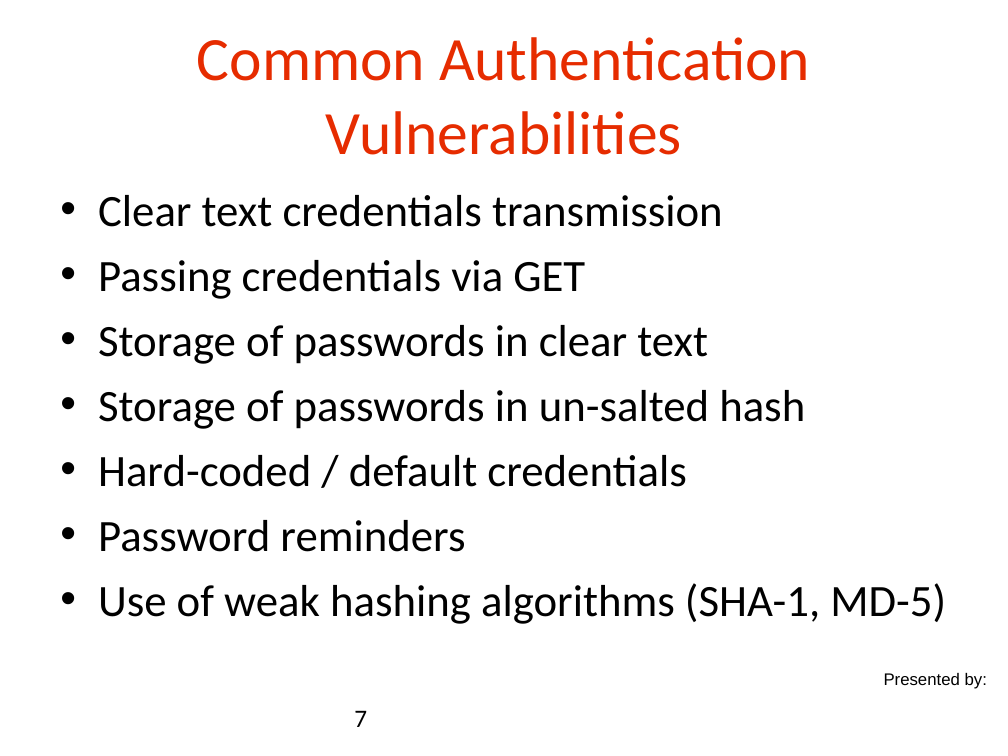
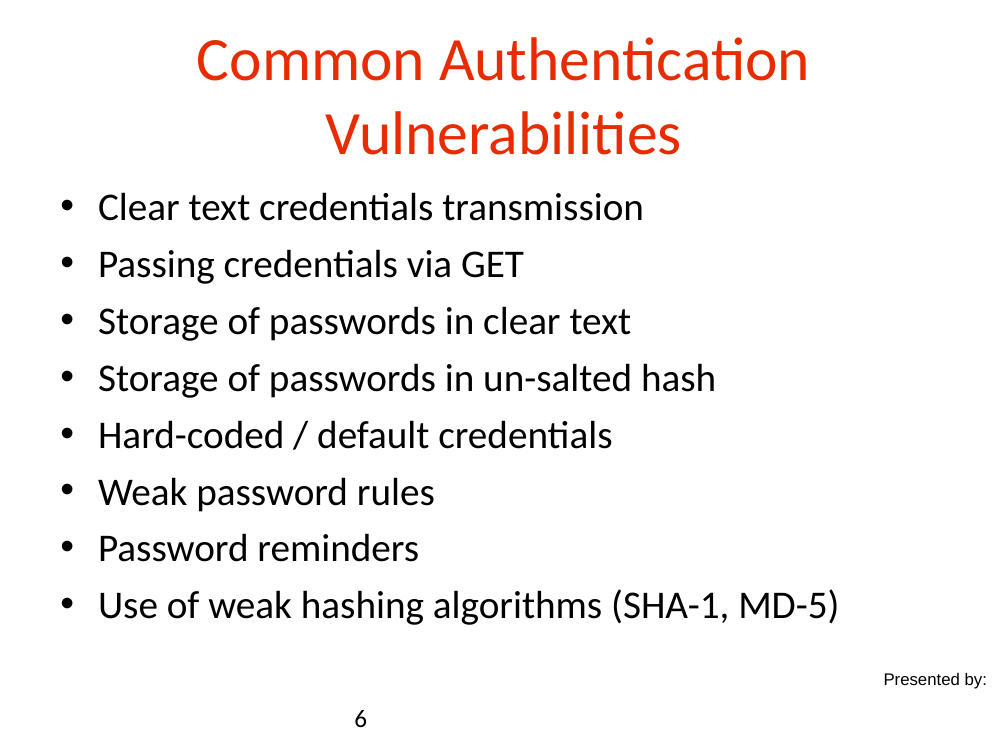
Before and after one commit to danielsomerfield/app-sec-presentation, a slide deck: slide 6 of AppSec Presentation Deck Day 3.ppt (slide 7 before the commit). Drawn at 1008x756 pixels with LibreOffice and Linux fonts; fonts in the diff are those of the drawing; background and template pictures are left out. Boxes give left, top, right and bottom in pixels: in the first picture for what was removed or moved away, otherwise in the second. Text is boxed around its words. In the diff, an @@ line names an element or a change of style, - is before the commit and + after.

```diff
--- a/AppSec Presentation Deck Day 3.ppt
+++ b/AppSec Presentation Deck Day 3.ppt
@@ text at [98, 192, 839, 625]: size 32 to 28 pt; less space between paragraphs @@
@@ text at [98, 477, 435, 512]: paragraph added @@
+• Weak password rules
@@ page number at [354, 710, 367, 728]: text changed @@
-7
+6
```
Also in this commit, not shown: 4 other slides changed, 3 slides added, 4 other files.
